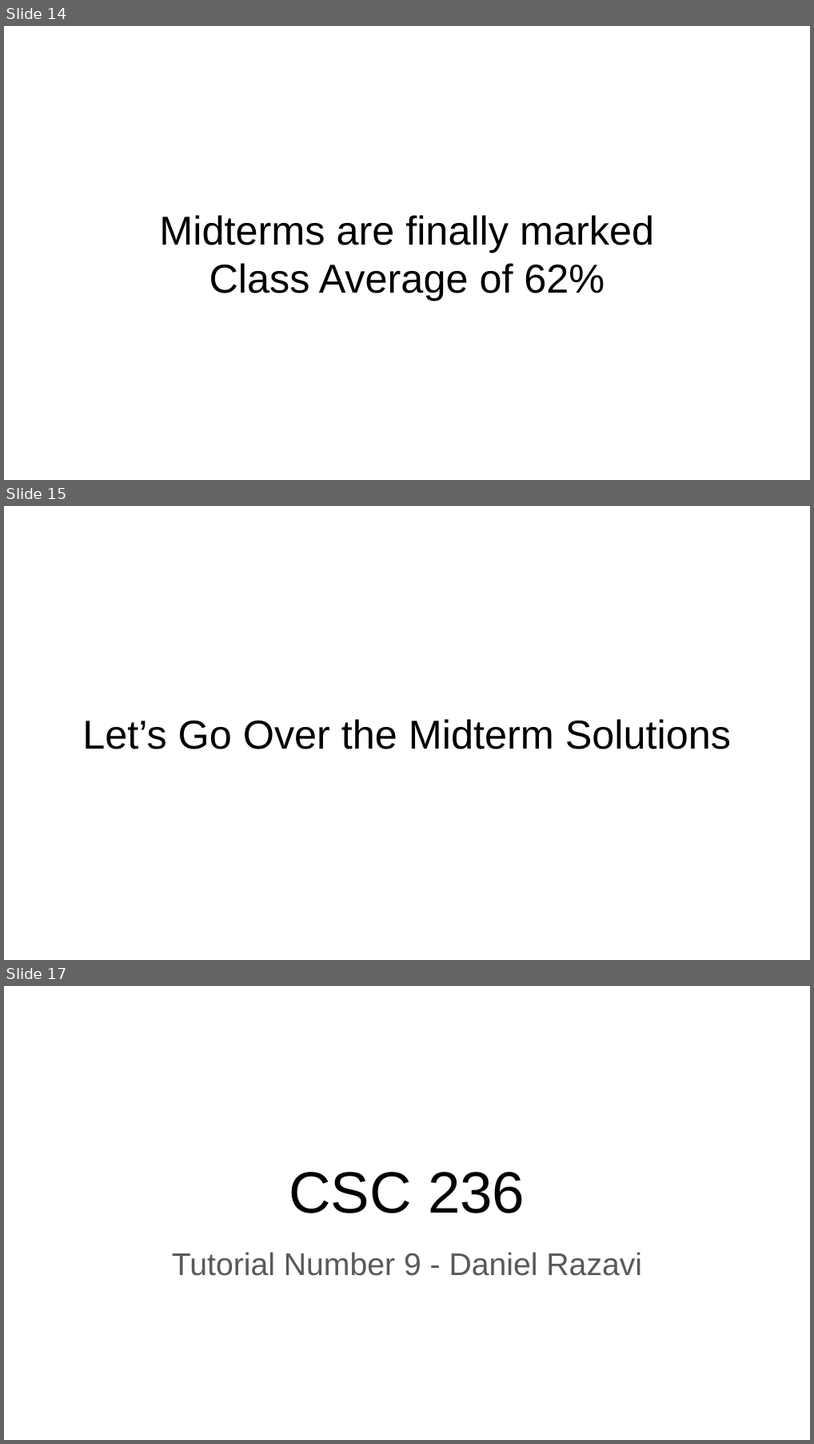
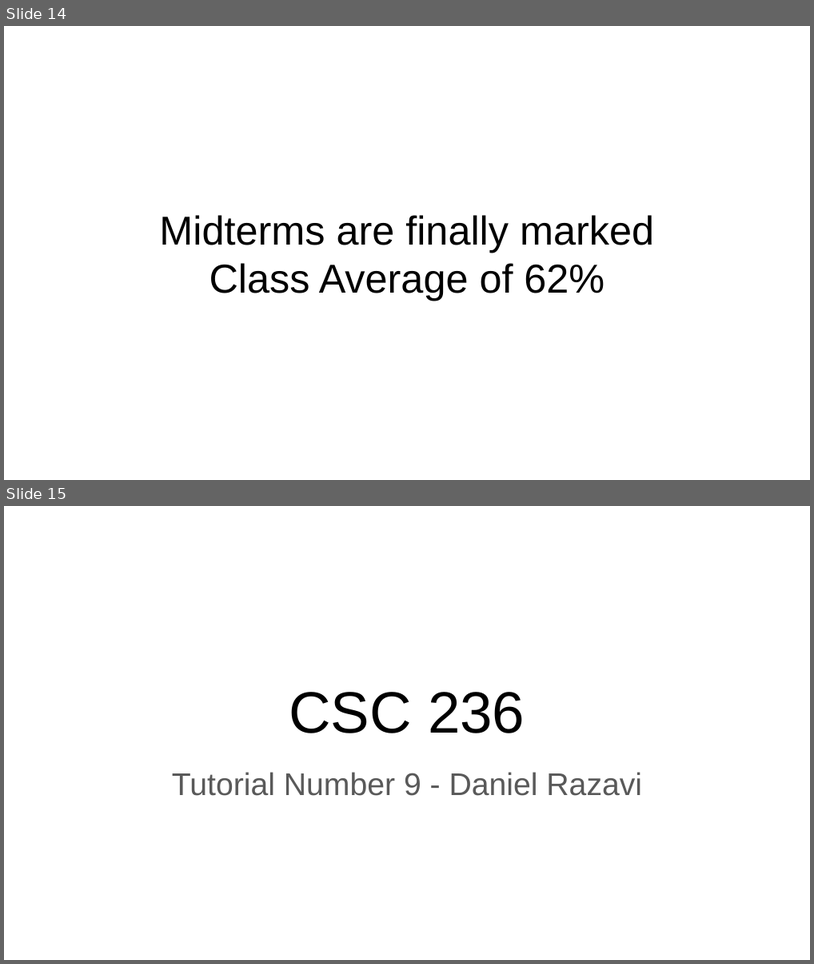
Before and after one commit to DanielRazavi/DanielRazavi.github.io, a slide deck: files/Tutorial-9/CSC236 Tutorial Slides.pptx. Shown one above the other, each under a label of ours: slides 14, 15 and 17 before the commit, slides 14 and 15 after it; the slides between them are not shown. The pictures are 814x1444 and 814x964 pixels, drawn with LibreOffice and Linux fonts; fonts in the diff are those of the drawing. Boxes give left, top, right and bottom in pixels: in the first picture for what was removed or moved away, otherwise in the second. Text is boxed around its words. In the diff, an @@ line names an element or a change of style, - is before the commit and + after.

```diff
--- a/files/Tutorial-9/CSC236 Tutorial Slides.pptx
+++ b/files/Tutorial-9/CSC236 Tutorial Slides.pptx
@@ slide 15 removed at <box>4,506,810,960</box>, background #FFFFFF @@
@@ title removed at <box>82,719,731,749</box> @@
-Let’s Go Over the Midterm Solutions
@@ what was slide 17 is now slide 15 @@
```
Also in this commit, not shown: 1 other slide removed, 1 other file.
